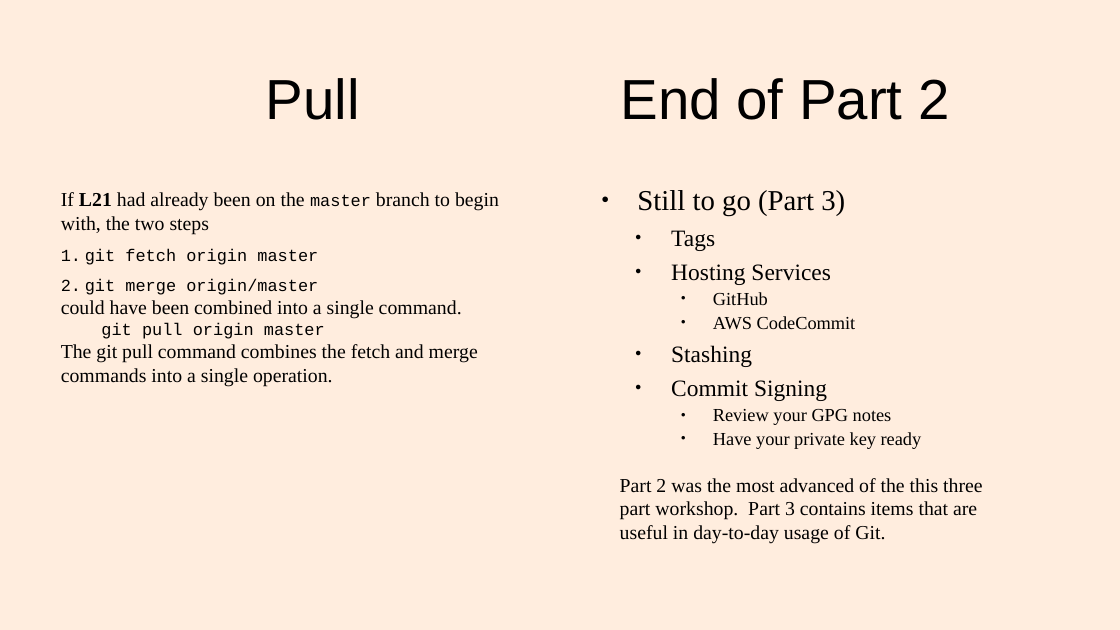
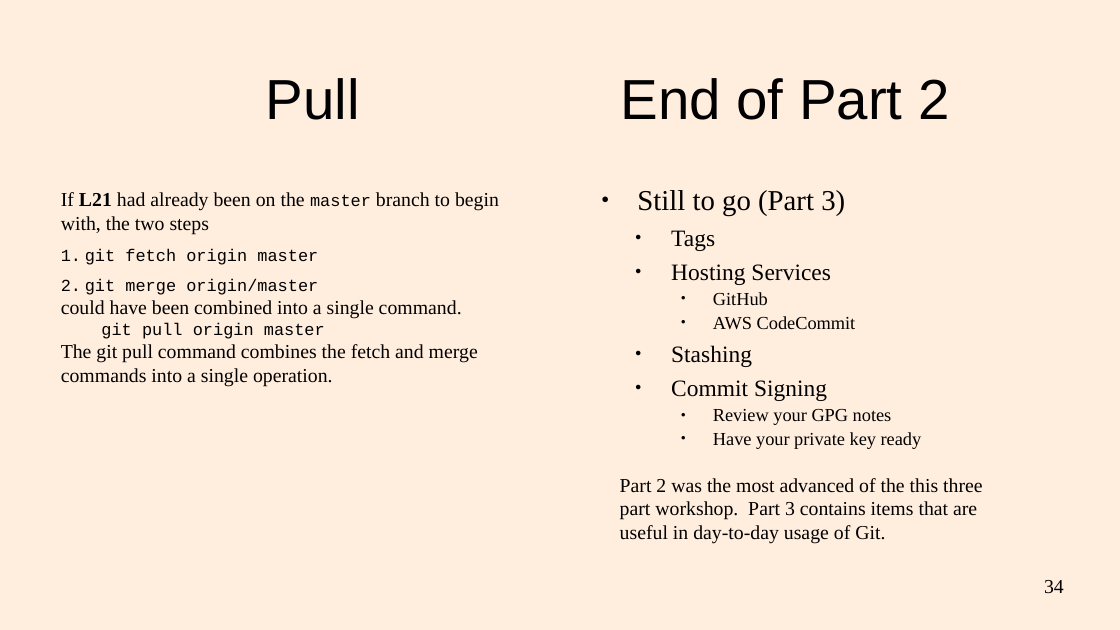
Before and after one commit to lacounty-isab/workshops, a slide deck: slide 34 of git/GitWorkshop2.odp. Drawn at 1120x630 pixels with LibreOffice and Linux fonts; fonts in the diff are those of the drawing. Boxes give left, top, right and bottom in pixels: in the first picture for what was removed or moved away, otherwise in the second. Text is boxed around its words. In the diff, an @@ line names an element or a change of style, - is before the commit and + after.

```diff
--- a/git/GitWorkshop2.odp
+++ b/git/GitWorkshop2.odp
@@ page number added at [1044,580,1064,594], 14 pt, text #000000 @@
+34
```
Also in this commit, not shown: 32 other slides changed, 1 other file.
